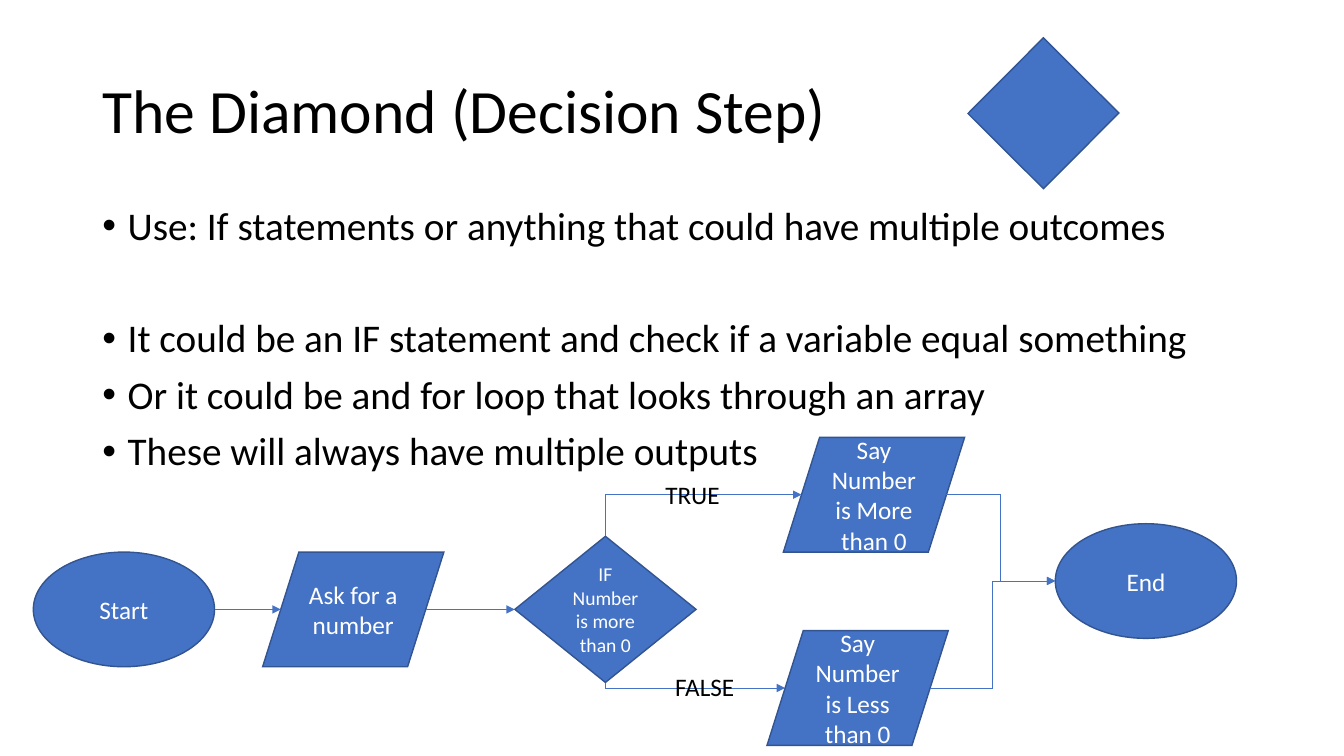
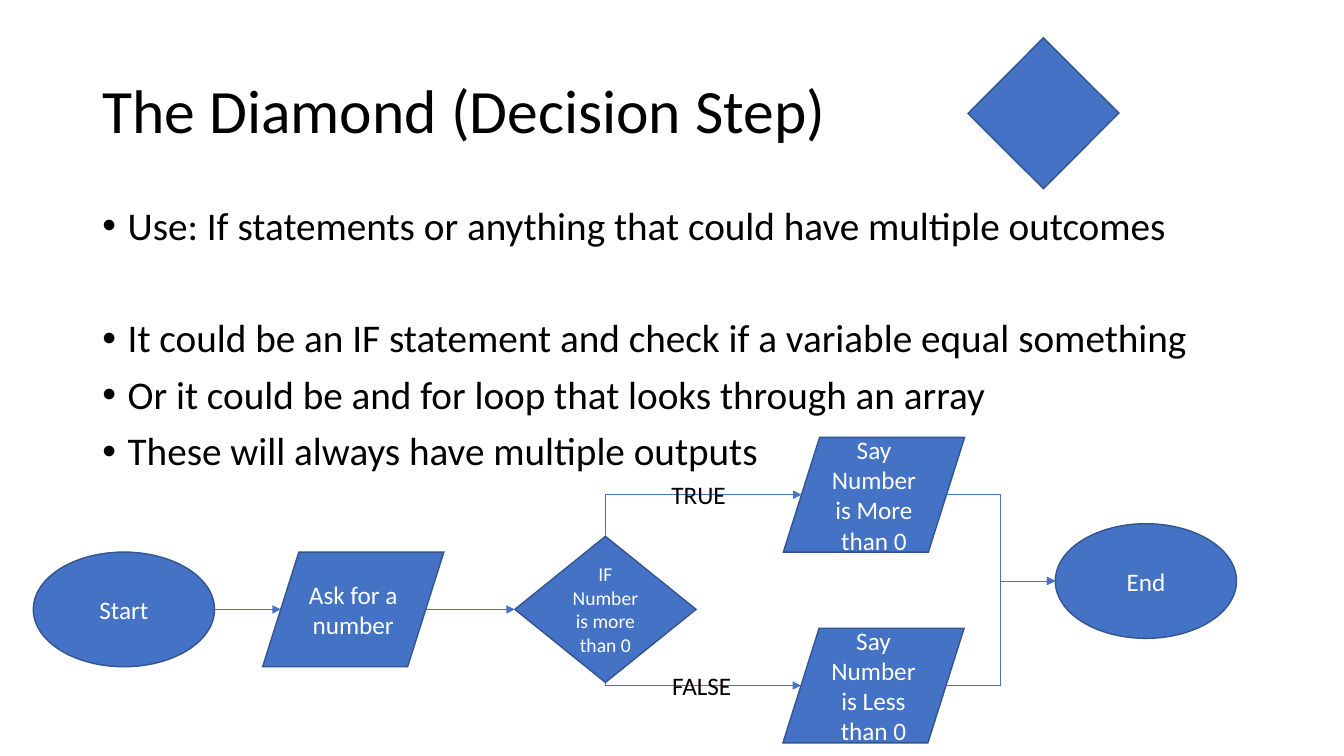
Before and after one commit to csmith1188/docpacs2122, a slide deck: slide 10 of docpac_mar18/aidanhamme/FlowchartPowerPoint.pptx. Drawn at 1344x756 pixels with LibreOffice and Linux fonts; fonts in the diff are those of the drawing. Boxes give left, top, right and bottom in pixels: in the first picture for what was removed or moved away, otherwise in the second. Text is boxed around its words. In the diff, an @@ line names an element or a change of style, - is before the commit and + after.

```diff
--- a/docpac_mar18/aidanhamme/FlowchartPowerPoint.pptx
+++ b/docpac_mar18/aidanhamme/FlowchartPowerPoint.pptx
@@ text "TRUE": place and size @@
-text "TRUE" at bbox=[665, 487, 719, 504]
+text "TRUE" at bbox=[671, 487, 725, 505]
@@ elbow arrow moved from (931, 689) - (1056, 581) to (947, 686) - (1056, 581) @@
@@ flow chart input output "Say Number is Less than ...": place and size @@
-flow chart input output "Say Number is Less than ..." at bbox=[767, 631, 949, 746]
+flow chart input output "Say Number is Less than ..." at bbox=[783, 628, 965, 743]
@@ elbow arrow moved from (606, 683) - (785, 689) to (606, 683) - (802, 686) @@
```
Also in this commit, not shown: 2 other slides changed.
